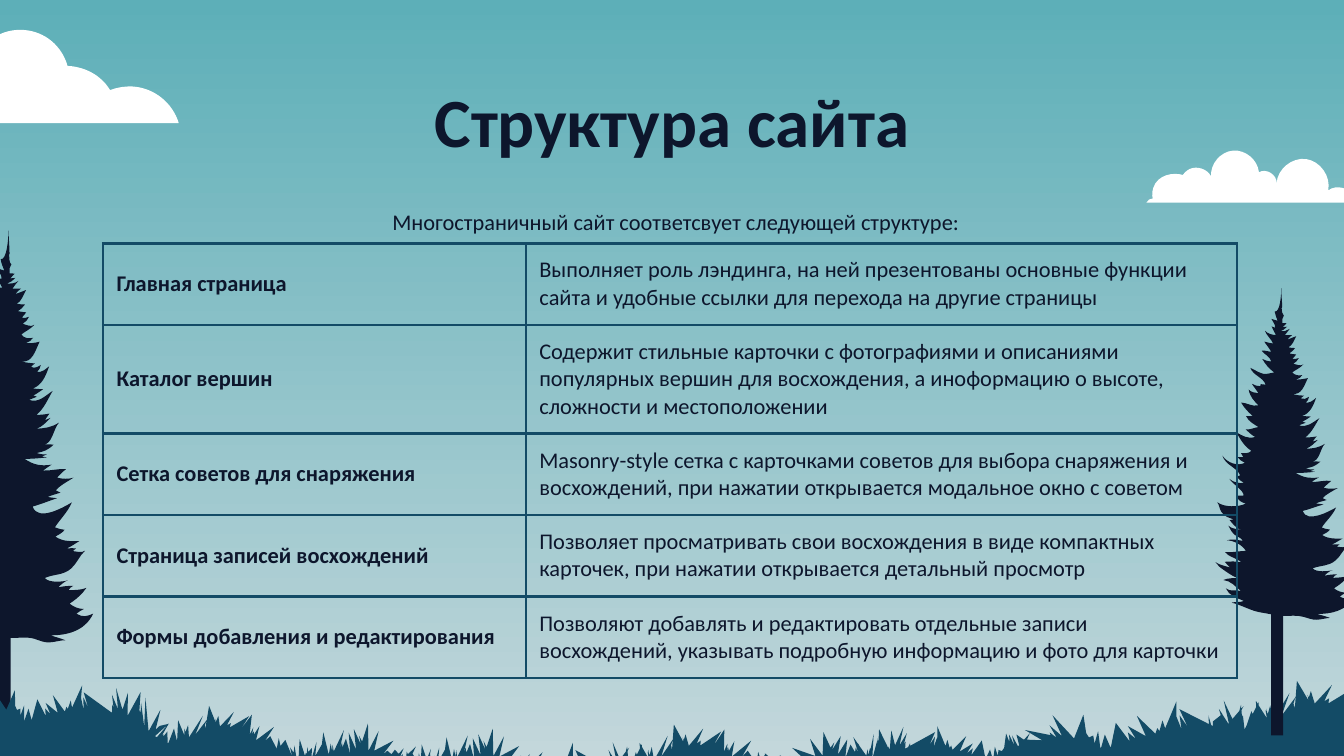
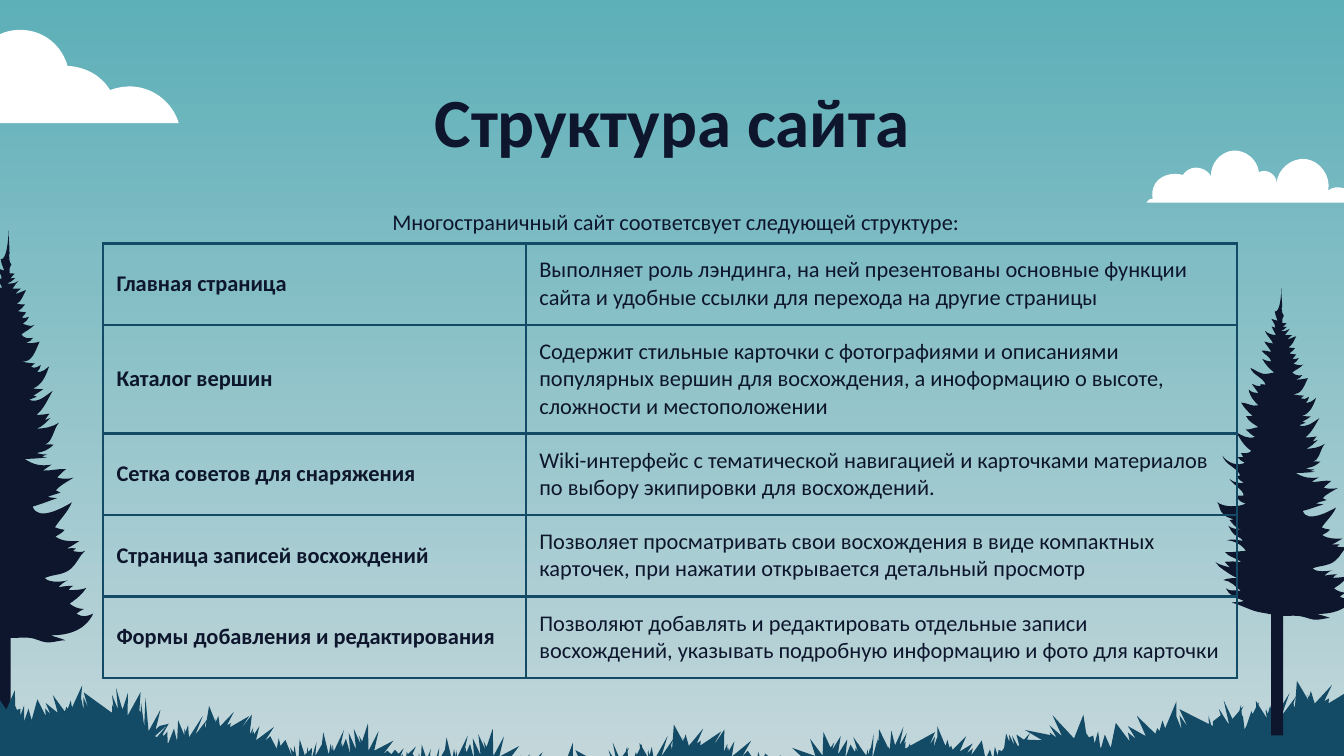
Before and after one commit to pepukcoder/peakish, a slide deck: slide 5 of report/Презентация_диплом_ООП_Апанасенко_Владислав_ПКС-2-23.pptx. Drawn at 1344x756 pixels with LibreOffice and Linux fonts; fonts in the diff are those of the drawing. Boxes give left, top, right and bottom in pixels: in the first picture for what was removed or moved away, otherwise in the second. Text is boxed around its words. In the diff, an @@ line names an element or a change of style, - is before the commit and + after.

```diff
--- a/report/Презентация_диплом_ООП_Апанасенко_Владислав_ПКС-2-23.pptx
+++ b/report/Презентация_диплом_ООП_Апанасенко_Владислав_ПКС-2-23.pptx
@@ table at [103,243,1238,684] @@
-row 3, column 2: Masonry-style сетка с карточками советов для выбора снаряжения и восхождений, при нажатии открывается модальное окно с советом
+row 3, column 2: Wiki-интерфейс с тематической навигацией и карточками материалов по выбору экипировки для восхождений.
```
Also in this commit, not shown: 5 other slides changed, 1 slide added, 2 other files.
